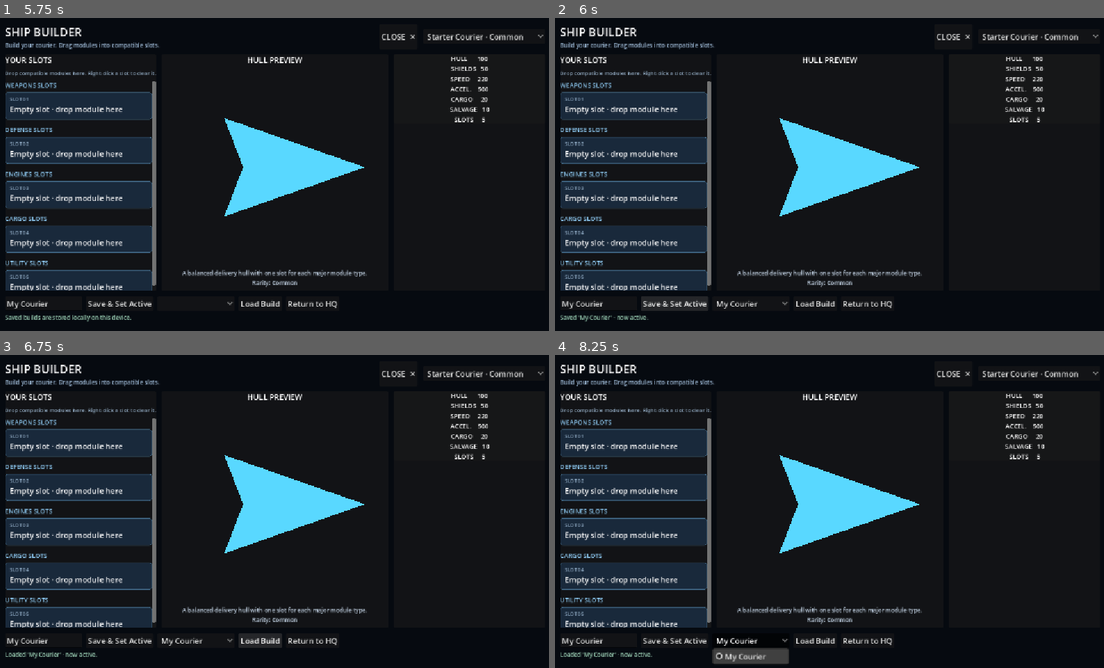
Above: before the commit, frames 1-4 (two rows, left to right).
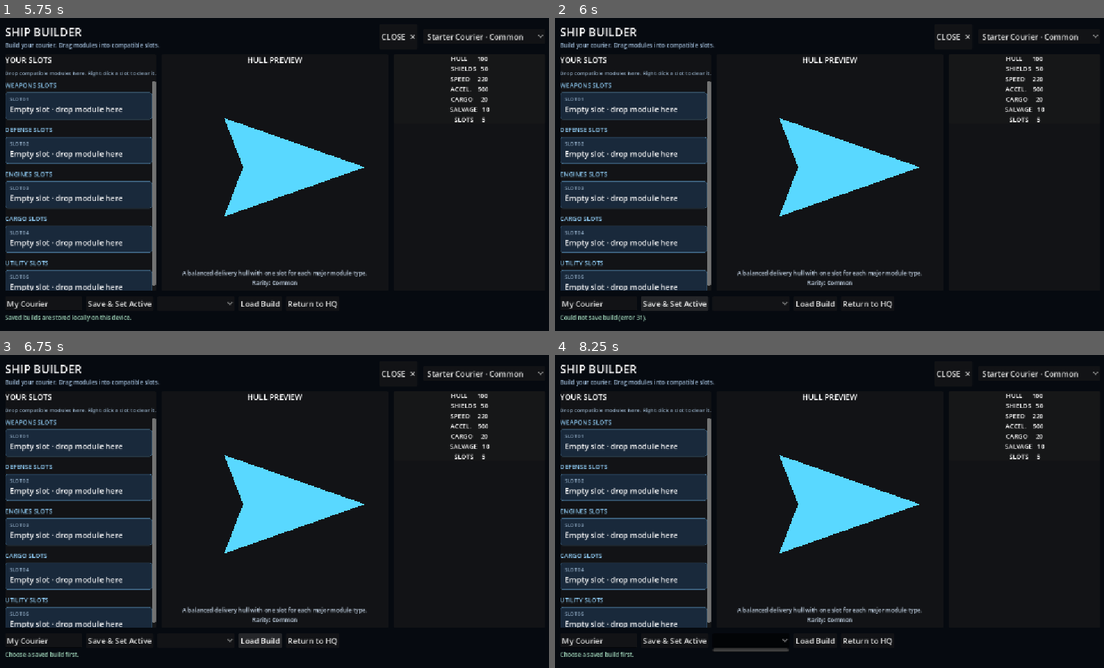
Above: after the commit, the same moments.

Repository: Bbran4/SpaceDelivery
Game: Godot game, scene res://scenes/hq.tscn
Two runs of this game, one before a commit and one after it. Both use one fixed random seed, a clock stepped at 60 frames per second and the inputs below.
Inputs (mouse positions are in pixels of both pictures, inside the frame that each line leads up to):
- Up to frame 1 (5.75 s): click "Priority Medical Shipment Hel…" at 0.5 s; click "Fragile Relay Components Oute…" at 1.25 s; click "UPGRADES / Unlock Equipment" at 2 s; click "VIEW ROUTE / FRAGILE RELAY CO…" at 2.75 s; click "TEST FLIGHT" at 3.5 s; click "RETURN TO HQ" at 4.25 s; click "SHIPYARD / Configure Ship" at 5 s
- Up to frame 2 (6 s): click "Save & Set Active" at 5.75 s
- Up to frame 3 (6.75 s): click "Load Build" at 6.5 s
- Up to frame 4 (8.25 s): click "Starter Courier · Common" at 7.25 s; click (752, 639) at 8 s

Frame 1 is identical in both runs. In frame 2, 0.2% of the frame differs, in the area x 1-37%, y 90-98%; in frame 3, 0.3%; in frame 4, 0.8%, in the area x 1-43%, y 90-99%.

Commit message:
Require a valid weapon in saved ship builds

Diff:
--- a/scripts/ship_build_store.gd
+++ b/scripts/ship_build_store.gd
@@ -20,7 +20,7 @@
 	make_active: bool = true
 ) -> Error:
 	var clean_name: String = build_name.strip_edges()
-	if clean_name.is_empty():
+	if clean_name.is_empty() or not build_has_weapon(hull_path, module_paths):
 		return ERR_INVALID_PARAMETER
 	var config: ConfigFile = ConfigFile.new()
 	var load_error: Error = config.load(SAVE_PATH)
@@ -45,11 +45,31 @@
 	var section: String = _section_for_name(build_name)
 	if not config.has_section(section):
 		return {}
-	return {
+	var build: Dictionary = {
 		"name": build_name,
 		"hull_path": str(config.get_value(section, "hull_path", "")),
 		"module_paths": config.get_value(section, "module_paths", PackedStringArray()),
 	}
+	if not build_has_weapon(str(build.get("hull_path", "")), build.get("module_paths", PackedStringArray())):
+		return {}
+	return build
+
+
+static func build_has_weapon(hull_path: String, module_paths: Variant) -> bool:
+	var hull: ShipHull = load(hull_path) as ShipHull if not hull_path.is_empty() else null
+	if hull == null:
+		return false
+	for slot_index: int in range(mini(hull.slot_categories.size(), module_paths.size())):
+		var module_path: String = str(module_paths[slot_index])
+		if module_path.is_empty():
+			continue
+		var module: ShipModule = load(module_path) as ShipModule
+		if module == null or module.category != ShipModule.Category.WEAPON or module.weapon_scene == null:
+			continue
+		var slot_category: int = hull.slot_categories[slot_index]
+		if slot_category == -1 or slot_category == ShipModule.Category.WEAPON:
+			return true
+	return false
 
 
 static func get_active_build() -> Dictionary:
